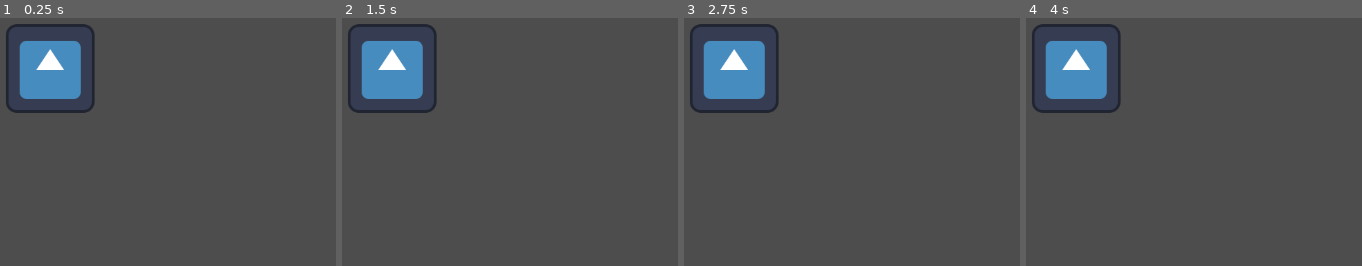
Above: before the commit, frames 1-4 (left to right).
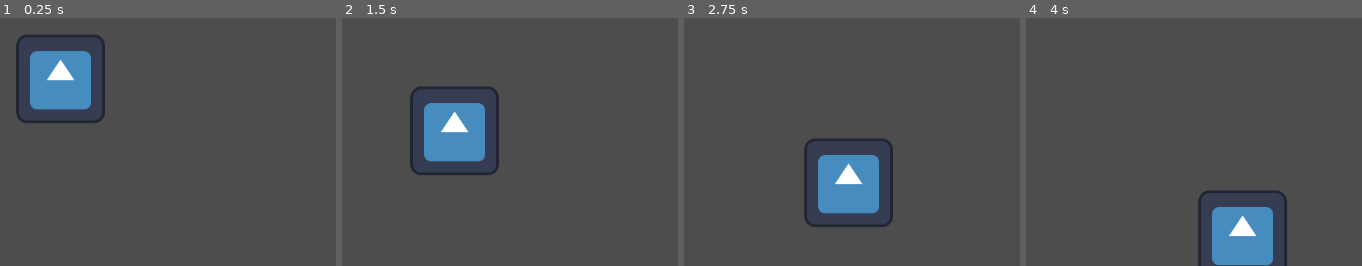
Above: after the commit, the same moments.

Repository: nugamestudioclub/GGJ_Scroller
Game: Godot game, scene res://node_2d.tscn
The game is run twice, just before and just after one commit, with the same random seed, the same clock (stepped at 60 frames per second) and the same inputs. The engine's default icon, where the game draws it, is replaced by a stand-in: a white triangle on a blue panel in a dark square.
Inputs:
- Up to frame 1 (0.25 s): no input
- Up to frame 2 (1.5 s): no input
- Up to frame 3 (2.75 s): no input
- Up to frame 4 (4 s): no input

The runs differ from the first frame. In frame 1, 5.5% of the frame differs, in the area x 1-32%, y 2-43%; in frame 2, 11%; in frame 3, 11%, in the area x 1-63%, y 2-85%; in frame 4, 11%.
Error before the commit: Parse Error: Expected ":" after "if" condition. (res://script1.gd:14)

Commit message:
Creating base nodes for all minigames

Diff:
--- a/node_2d.tscn
+++ b/node_2d.tscn
@@ -5,7 +5,17 @@
 
 [node name="Node2D" type="Node2D"]
 
-[node name="Sprite2D" type="Sprite2D" parent="."]
+[node name="Test Sprite" type="Sprite2D" parent="."]
 position = Vector2(267, 363)
 texture = ExtResource("1_kiffw")
 script = ExtResource("2_kiy3f")
+
+[node name="Platformer" type="Node2D" parent="."]
+position = Vector2(267, 363)
+
+[node name="Street Fight" type="Node2D" parent="."]
+position = Vector2(267, 363)
+
+[node name="T-rex" type="Node2D" parent="."]
+
+[node name="Driving" type="Node2D" parent="."]
--- a/script1.gd
+++ b/script1.gd
@@ -11,4 +11,3 @@
 	position.x+=1;
 	position.y+=1;
 	pass
-	if Input.action_press("up_arrow") {};
Not shown, added: Art Assets/Gaca/Finished Sprites/Sheared_Snow_Golem_JE2_BE2.png.import
